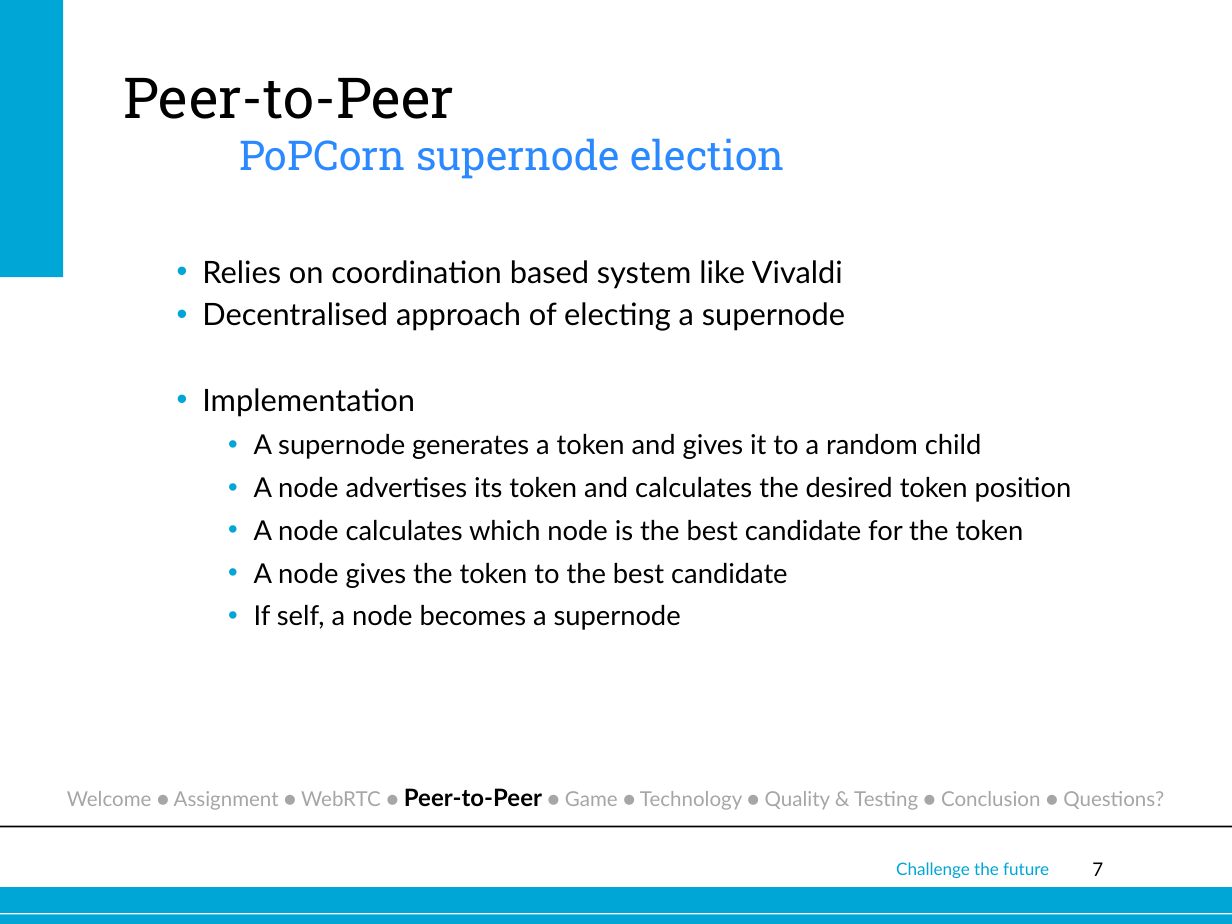
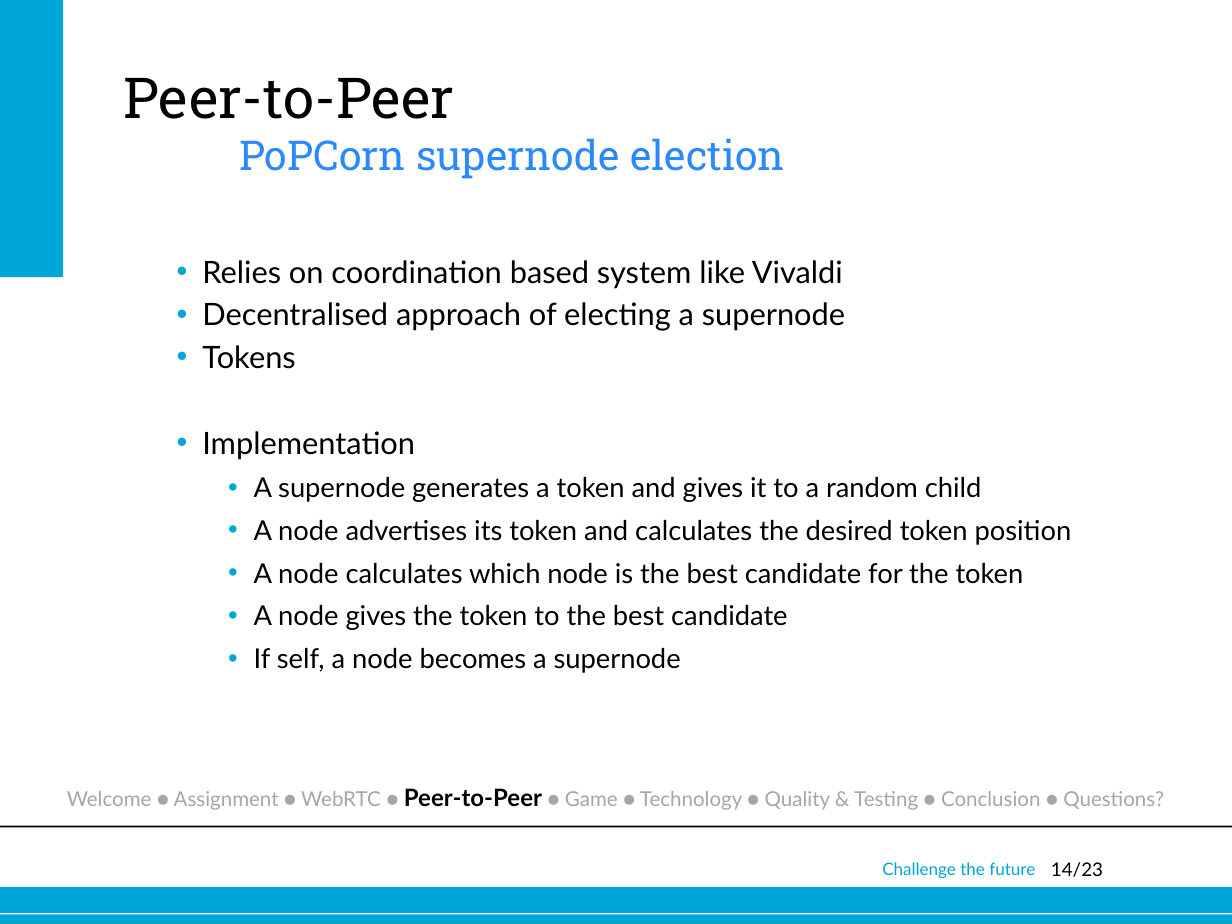
Before and after one commit to joostverdoorn/webrtc, a slide deck: slide 14 of documents/Eindpresentatie/webrtc.pptx (slide 7 before the commit). Drawn at 1232x924 pixels with LibreOffice and Linux fonts; fonts in the diff are those of the drawing; background and template pictures are left out. Boxes give left, top, right and bottom in pixels: in the first picture for what was removed or moved away, otherwise in the second. Text is boxed around its words. In the diff, an @@ line names an element or a change of style, - is before the commit and + after.

```diff
--- a/documents/Eindpresentatie/webrtc.pptx
+++ b/documents/Eindpresentatie/webrtc.pptx
@@ text at <box>202,345,295,369</box>: paragraph added @@
+  • Tokens
@@ text "Challenge the future": place and size @@
-text "Challenge the future" at <box>896,862,1049,878</box>
+text "Challenge the future" at <box>882,862,1035,878</box>
@@ page number at <box>1051,862,1103,877</box>: text changed @@
-7
+14/23
```
Also in this commit, not shown: 15 other slides changed, 7 slides added.
